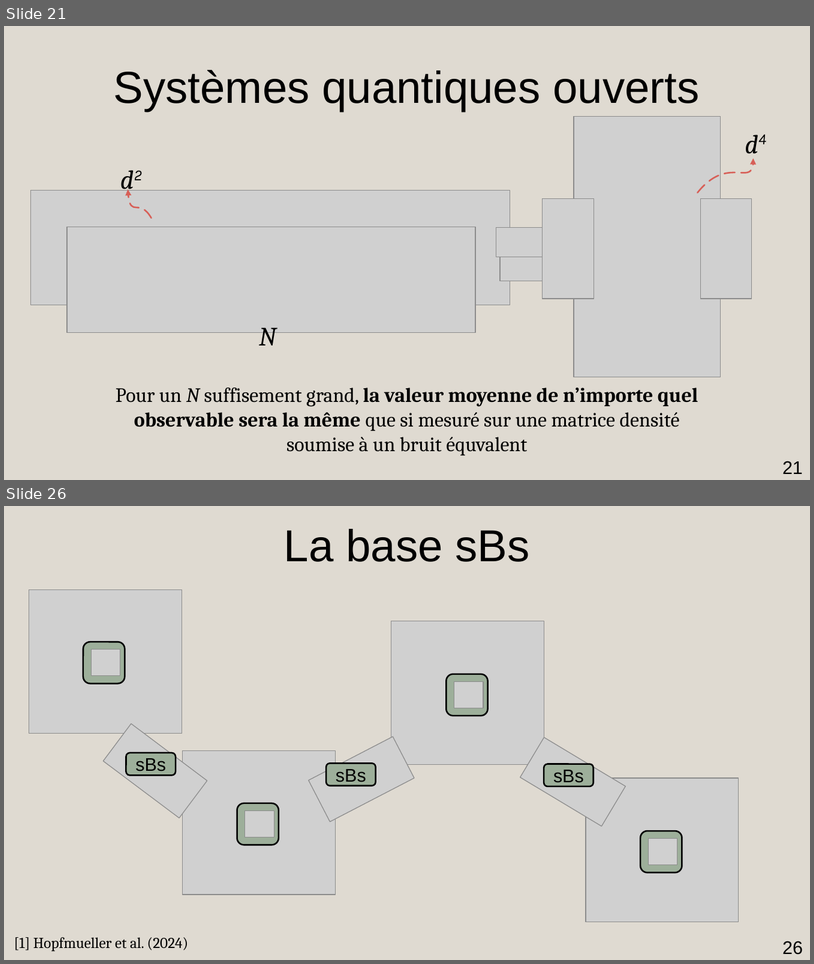
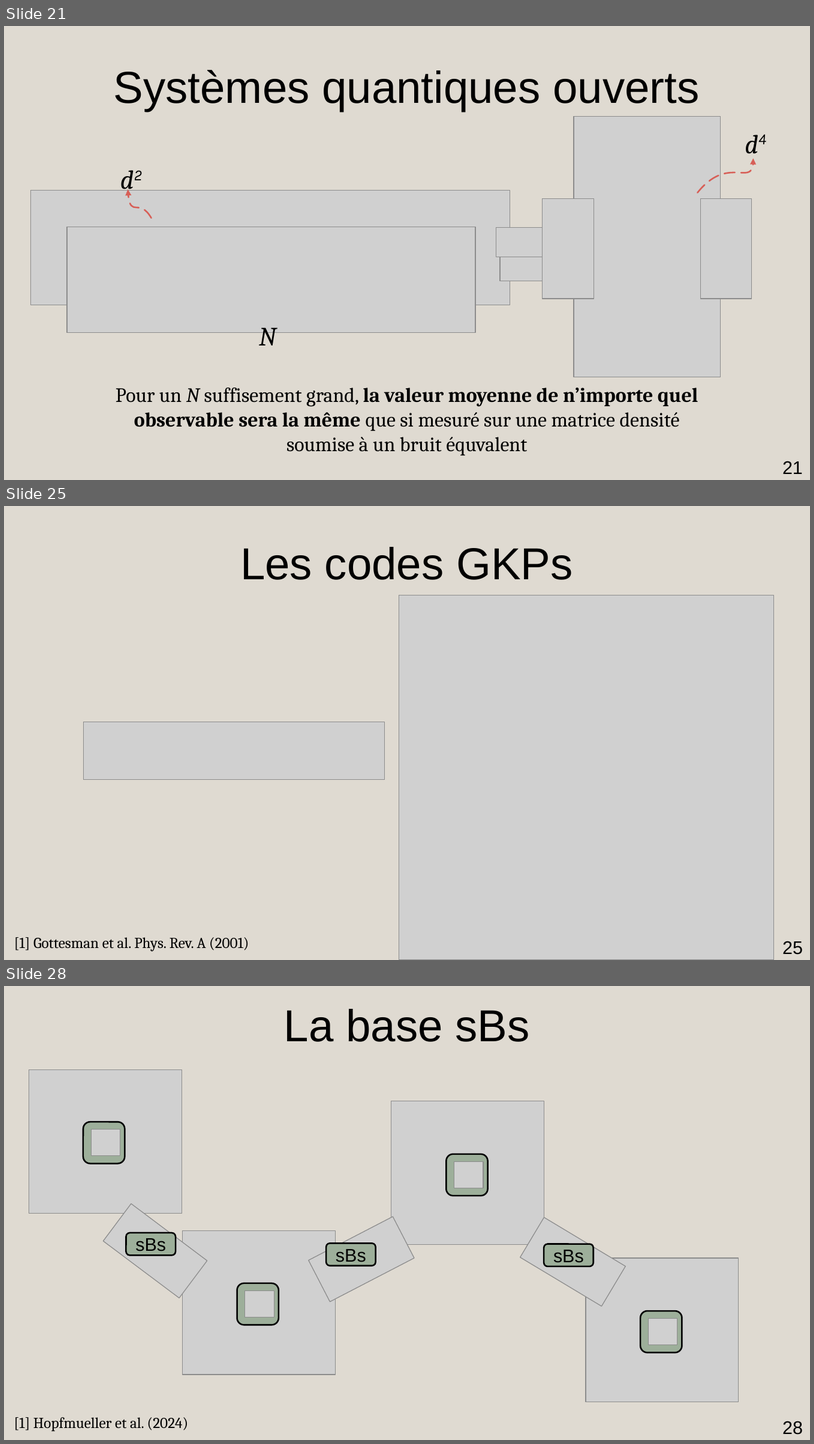
Before and after one commit to AmdaU/presentations, a slide deck: Seminaire/Seminaire.odp. Shown one above the other, each under a label of ours: slides 21 and 26 before the commit, slides 21, 25 and 28 after it; the slides between them are not shown. The pictures are 814x964 and 814x1444 pixels, drawn with LibreOffice and Linux fonts; fonts in the diff are those of the drawing; grey boxes stand for pictures. Boxes give left, top, right and bottom in pixels: in the first picture for what was removed or moved away, otherwise in the second. Text is boxed around its words. In the diff, an @@ line names an element or a change of style, - is before the commit and + after.

```diff
--- a/Seminaire/Seminaire.odp
+++ b/Seminaire/Seminaire.odp
@@ slide 25 added at [4, 506, 810, 960], background #DFDAD1 @@
@@ title added at [240, 547, 573, 580], 44 pt, text #000000 @@
+Les codes GKPs
@@ picture added at [399, 595, 774, 960] @@
@@ picture added at [84, 722, 385, 779] @@
@@ text added at [14, 937, 249, 951], 14.9 pt, text #000000 @@
+[1] Gottesman et al. Phys. Rev. A (2001)
@@ page number added at [783, 940, 803, 954], 18 pt, text #000000 @@
+25
@@ what was slide 26 is now slide 28 @@
@@ page number at [783, 1420, 803, 1434]: text changed @@
-26
+28
```
Also in this commit, not shown: 1 slide changed, 2 other slides added, 8 other files.
